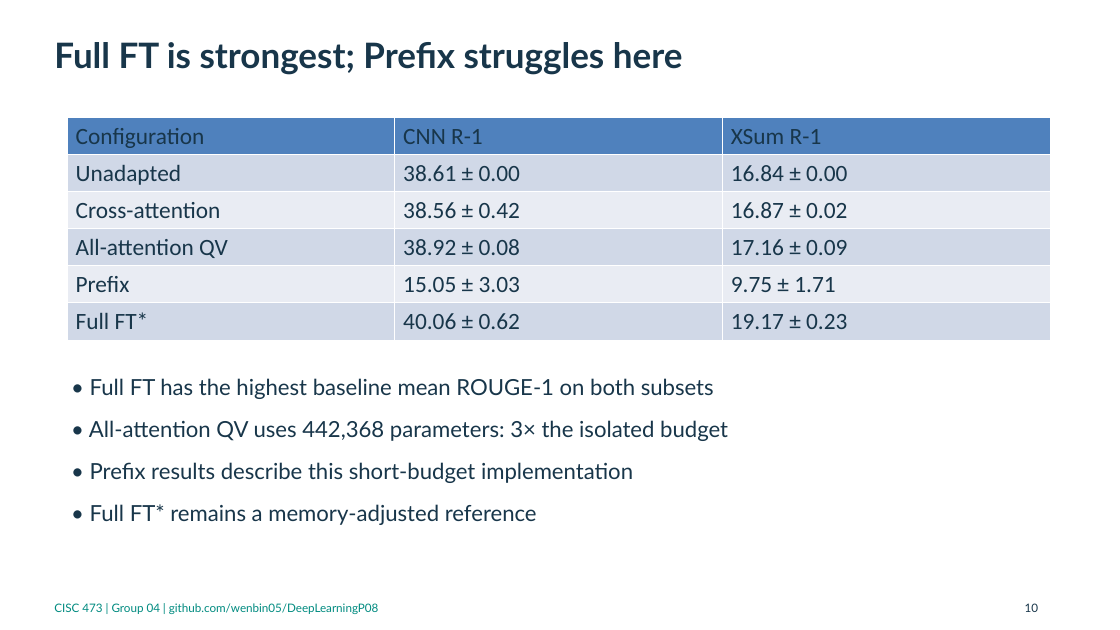
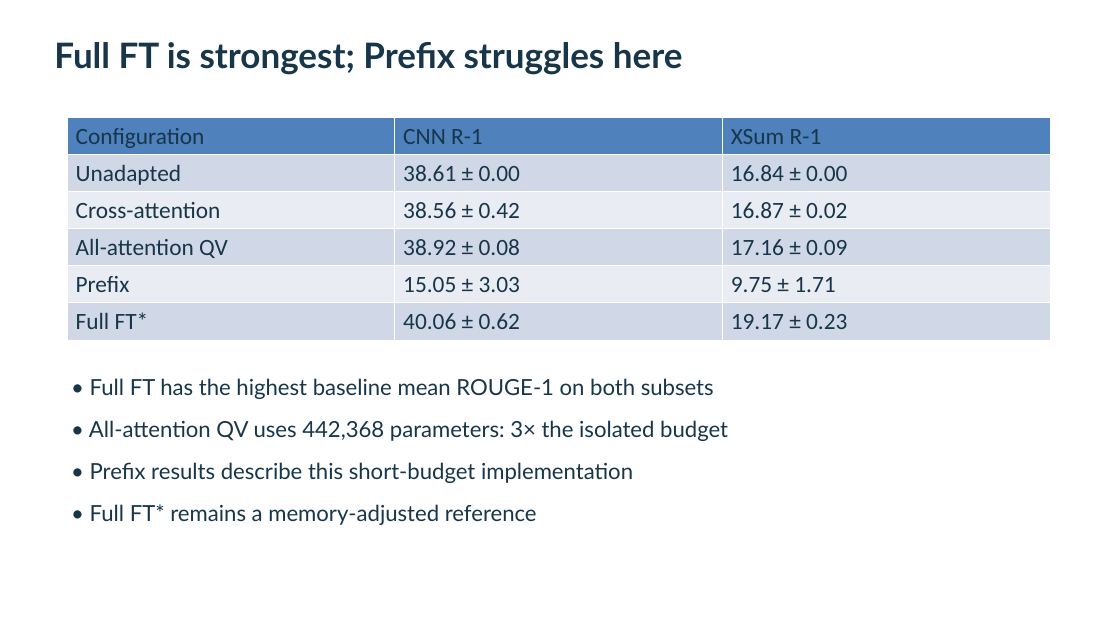
Before and after one commit to wenbin05/DeepLearningP08, a slide deck: slide 10 of deliverables/final/Group04_Slides.pptx. Drawn at 1120x630 pixels with LibreOffice and Linux fonts; fonts in the diff are those of the drawing. Boxes give left, top, right and bottom in pixels: in the first picture for what was removed or moved away, otherwise in the second. Text is boxed around its words. In the diff, an @@ line names an element or a change of style, - is before the commit and + after.

```diff
--- a/deliverables/final/Group04_Slides.pptx
+++ b/deliverables/final/Group04_Slides.pptx
@@ text removed at box(54, 603, 379, 614) @@
-CISC 473 | Group 04 | github.com/wenbin05/DeepLearningP08
@@ text removed at box(1025, 603, 1038, 612) @@
-10
```
Also in this commit, not shown: 17 other slides changed, 6 other files.
